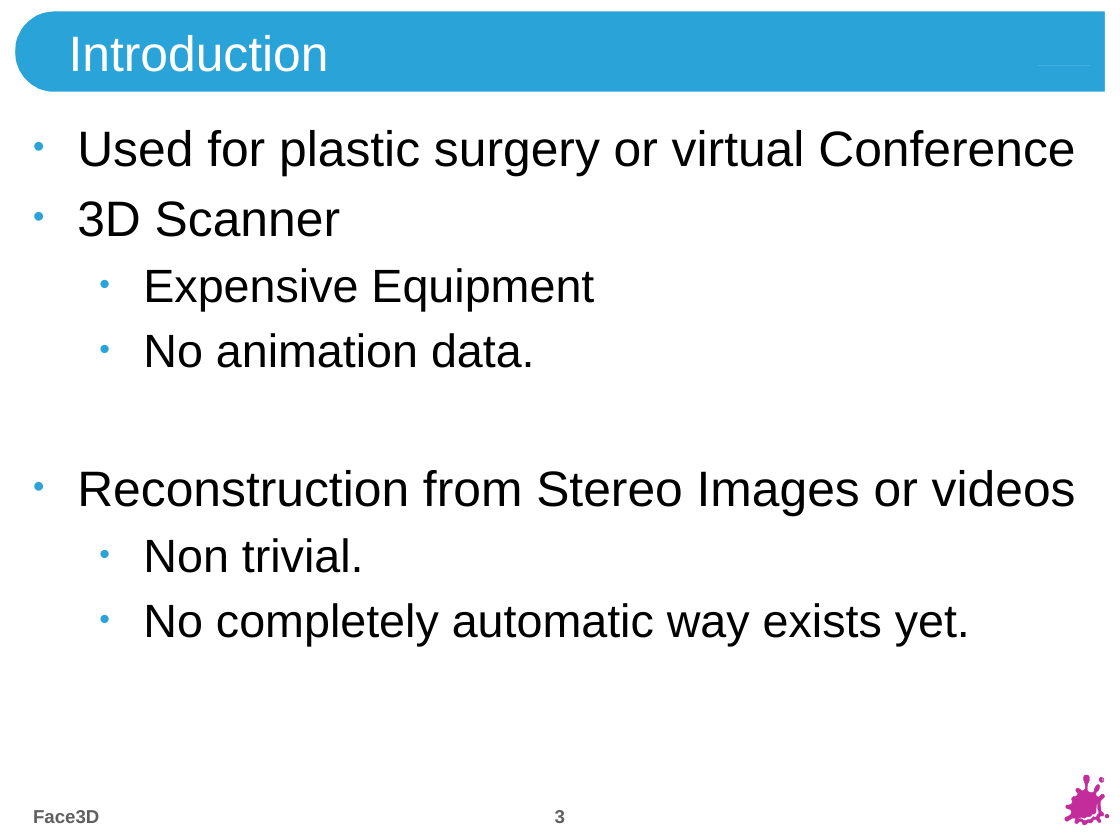
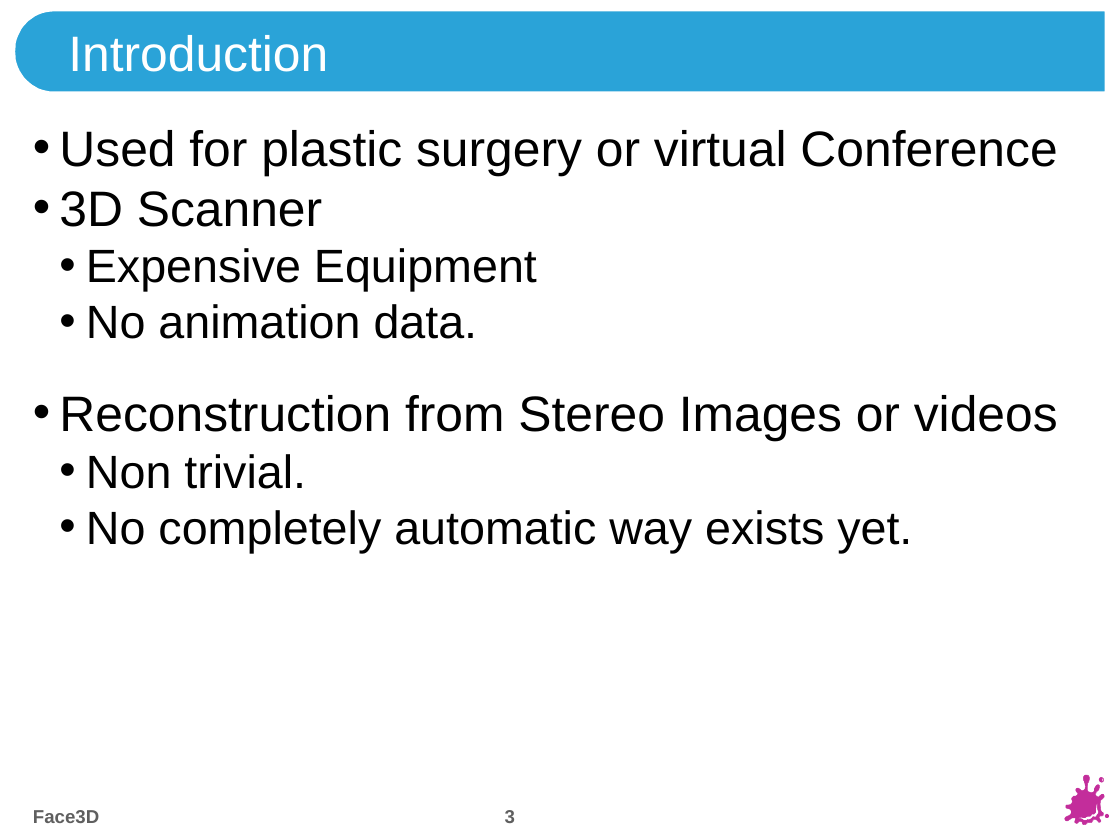
Before and after one commit to tpinetz/Visualisierung, a slide deck: slide 3 of Allgemeines/FaceReconstruction.pptx. Drawn at 1120x840 pixels with LibreOffice and Linux fonts; fonts in the diff are those of the drawing; background and template pictures are left out. Boxes give left, top, right and bottom in pixels: in the first picture for what was removed or moved away, otherwise in the second. Text is boxed around its words. In the diff, an @@ line names an element or a change of style, - is before the commit and + after.

```diff
--- a/Allgemeines/FaceReconstruction.pptx
+++ b/Allgemeines/FaceReconstruction.pptx
@@ outline redrawn in 4 elements at [1065, 775, 1104, 824], [1079, 803, 1099, 820], [15, 10, 1107, 92], [1037, 65, 1090, 65] @@
@@ text "Used for plastic surgery or ..." at [59, 130, 1058, 553]: indent changed; less space between paragraphs @@
@@ page number at [505, 810, 515, 823]: alignment centre to left @@
@@ freeform shape at [1085, 785, 1104, 825]: outline #C32D9B 0.25 pt to #C32D9B 0.26 pt; outline redrawn @@
```
Also in this commit, not shown: 7 other slides changed, 3 other files.
